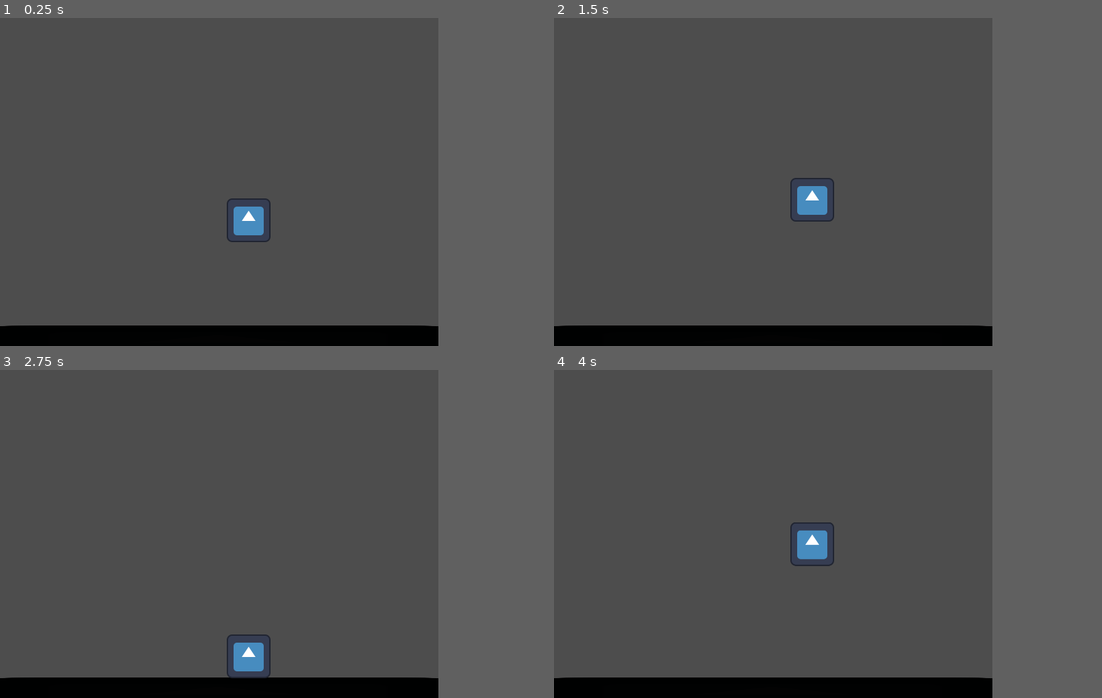
Above: before the commit, frames 1-4 (two rows, left to right).
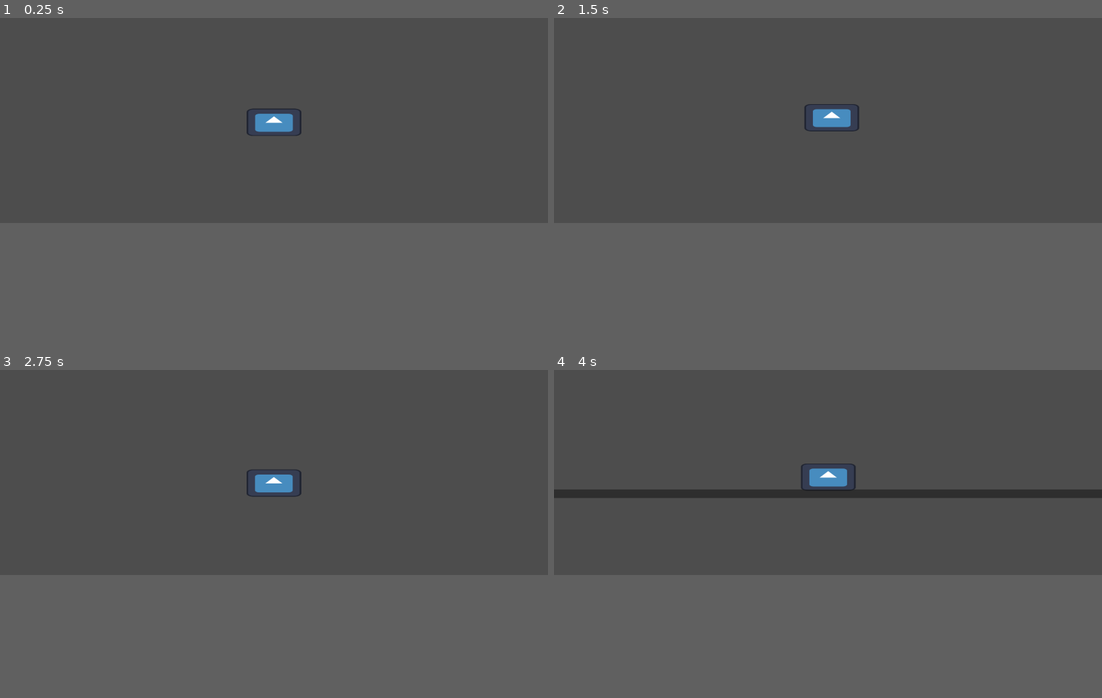
Above: after the commit, the same moments.

Repository: cloverian/a-sea-full
Game: Godot game, scene res://scenes/test.tscn
The game is run twice, just before and just after one commit, with the same random seed, the same clock (stepped at 60 frames per second) and the same inputs. The engine's default icon, where the game draws it, is replaced by a stand-in: a white triangle on a blue panel in a dark square.
Inputs:
- Up to frame 1 (0.25 s): no input
- Up to frame 2 (1.5 s): tap A (A) at 0.6 s; tap Space (Jump) at 0.77, 1.07 s; tap D (D) at 0.8, 1.35 s
- Up to frame 3 (2.75 s): tap Space (Jump) at 1.52, 1.55, 1.82, 2.1 s; tap A (A) at 2.3 s
- Up to frame 4 (4 s): tap A (A) at 2.85 s; tap Space (Jump) at 3.02, 3.32, 3.77, 3.8 s; tap D (D) at 3.05, 3.6 s
In our replay, the window is 640x480 before the commit and 800x300 after it. These sizes can differ from the game's own. Grey fills any space a smaller window leaves; there, only what the larger window draws over its background counts as a difference.

The runs differ from the first frame. In frame 1, 6.1% of the frame differs, in the area x 0-80%, y 27-100%; in frame 2, 6.1%; in frame 3, 6.1%; in frame 4, 8.6%, in the area x 0-100%, y 28-100%.

Commit message:
More progress, map being worked on

Diff:
--- a/project.godot
+++ b/project.godot
@@ -21,8 +21,8 @@
 
 [display]
 
-window/size/viewport_width=640
-window/size/viewport_height=480
+window/size/viewport_width=2560
+window/size/viewport_height=960
 window/stretch/mode="viewport"
 
 [file_customization]
@@ -67,7 +67,8 @@
 }
 F4={
 "deadzone": 0.2,
-"events": []
+"events": [Object(InputEventKey,"resource_local_to_scene":false,"resource_name":"","device":-1,"window_id":0,"alt_pressed":false,"shift_pressed":false,"ctrl_pressed":false,"meta_pressed":false,"pressed":false,"keycode":0,"physical_keycode":4194335,"key_label":0,"unicode":0,"location":0,"echo":false,"script":null)
+]
 }
 
 [rendering]
--- /dev/null
+++ b/scenes/map.tscn
@@ -0,0 +1,18 @@
+[gd_scene load_steps=2 format=3 uid="uid://dae3gh4jw6a4a"]
+
+[sub_resource type="RectangleShape2D" id="RectangleShape2D_hrmi8"]
+size = Vector2(2574, 16)
+
+[node name="Map" type="Node2D"]
+
+[node name="StaticBody2D" type="StaticBody2D" parent="."]
+position = Vector2(1280, 969)
+
+[node name="Panel" type="Panel" parent="StaticBody2D"]
+offset_left = -1280.0
+offset_top = -9.0
+offset_right = 1280.0
+offset_bottom = 11.0
+
+[node name="CollisionShape2D" type="CollisionShape2D" parent="StaticBody2D"]
+shape = SubResource("RectangleShape2D_hrmi8")
--- a/scenes/player.tscn
+++ b/scenes/player.tscn
@@ -26,3 +26,10 @@
 [node name="CollisionShape2D" type="CollisionShape2D" parent="."]
 position = Vector2(0, 0.5)
 shape = SubResource("RectangleShape2D_i3pqv")
+
+[node name="Camera2D" type="Camera2D" parent="."]
+zoom = Vector2(4, 2)
+limit_smoothed = true
+position_smoothing_enabled = true
+position_smoothing_speed = 10.0
+rotation_smoothing_enabled = true
--- a/scenes/test.tscn
+++ b/scenes/test.tscn
@@ -1,25 +1,12 @@
-[gd_scene load_steps=4 format=3 uid="uid://c5nftd4b3oqqj"]
+[gd_scene load_steps=3 format=3 uid="uid://c5nftd4b3oqqj"]
 
-[ext_resource type="Texture2D" uid="uid://dm21bdx646g5e" path="res://assets/icon.svg" id="1_bl13t"]
+[ext_resource type="PackedScene" uid="uid://dae3gh4jw6a4a" path="res://scenes/map.tscn" id="1_bl13t"]
 [ext_resource type="PackedScene" uid="uid://dqco260pm24ey" path="res://scenes/player.tscn" id="2_iyx0m"]
-
-[sub_resource type="RectangleShape2D" id="RectangleShape2D_8uh7m"]
-size = Vector2(661, 51.5)
 
 [node name="test" type="Node2D"]
 
-[node name="Floor" type="StaticBody2D" parent="."]
+[node name="Player" parent="." instance=ExtResource("2_iyx0m")]
+position = Vector2(320, 240)
+scale = Vector2(0.5, 0.5)
 
-[node name="Sprite2D" type="Sprite2D" parent="Floor"]
-modulate = Color(0.012617188, 0.012617188, 0.012617188, 1)
-position = Vector2(318.5, 474)
-scale = Vector2(5.6328125, 0.37500012)
-texture = ExtResource("1_bl13t")
-
-[node name="CollisionShape2D" type="CollisionShape2D" parent="Floor"]
-position = Vector2(320.5, 474.75)
-shape = SubResource("RectangleShape2D_8uh7m")
-
-[node name="Player" parent="." instance=ExtResource("2_iyx0m")]
-position = Vector2(363, 286)
-scale = Vector2(0.5, 0.5)
+[node name="Map" parent="." instance=ExtResource("1_bl13t")]
--- a/scripts/globals/global.gd
+++ b/scripts/globals/global.gd
@@ -1,8 +1,14 @@
 extends Node
 
+var isGameFullScreen : bool = false
 
 func _ready() -> void:
-	pass
+	DisplayServer.window_set_mode(DisplayServer.WINDOW_MODE_WINDOWED)
 
 func _process(_delta) -> void:
-	pass
+	if Input.is_action_just_pressed("F4"):
+		if not isGameFullScreen:
+			DisplayServer.window_set_mode(DisplayServer.WINDOW_MODE_FULLSCREEN)
+		else:
+			DisplayServer.window_set_mode(DisplayServer.WINDOW_MODE_WINDOWED)
+			DisplayServer.window_set_size(Vector2i(640, 480))
--- a/scripts/player.gd
+++ b/scripts/player.gd
@@ -6,22 +6,22 @@
 var hasDoubleJumped : bool = false
 
 func _physics_process(delta: float) -> void:
-    if not is_on_floor():
-        velocity += GRAVITY * delta
+	if not is_on_floor():
+		velocity += GRAVITY * delta
 
-    if Input.is_action_just_pressed("Jump"):
-        if is_on_floor():
-            velocity.y = JUMP_VELOCITY
-            hasDoubleJumped = false
-        elif not is_on_floor() and not hasDoubleJumped:
-            velocity.y = JUMP_VELOCITY * 1.2
-            hasDoubleJumped = true
+	if Input.is_action_just_pressed("Jump"):
+		if is_on_floor():
+			velocity.y = JUMP_VELOCITY
+			hasDoubleJumped = false
+		elif not is_on_floor() and not hasDoubleJumped:
+			velocity.y = JUMP_VELOCITY * 1.2
+			hasDoubleJumped = true
 
 
-    var direction := Input.get_axis("A", "D")
-    if direction:
-        velocity.x = direction * SPEED
-    else:
-        velocity.x = move_toward(velocity.x, 0, SPEED)
+	var direction := Input.get_axis("A", "D")
+	if direction:
+		velocity.x = direction * SPEED
+	else:
+		velocity.x = move_toward(velocity.x, 0, SPEED)
 
-    move_and_slide()
+	move_and_slide()
